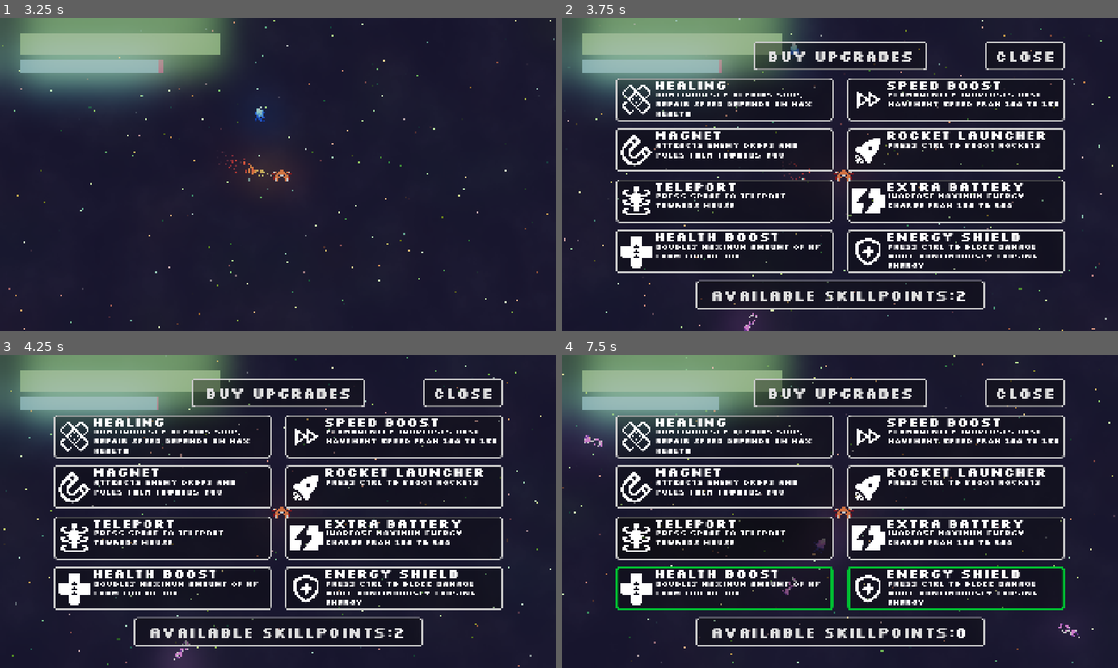
Above: before the commit, frames 1-4 (two rows, left to right).
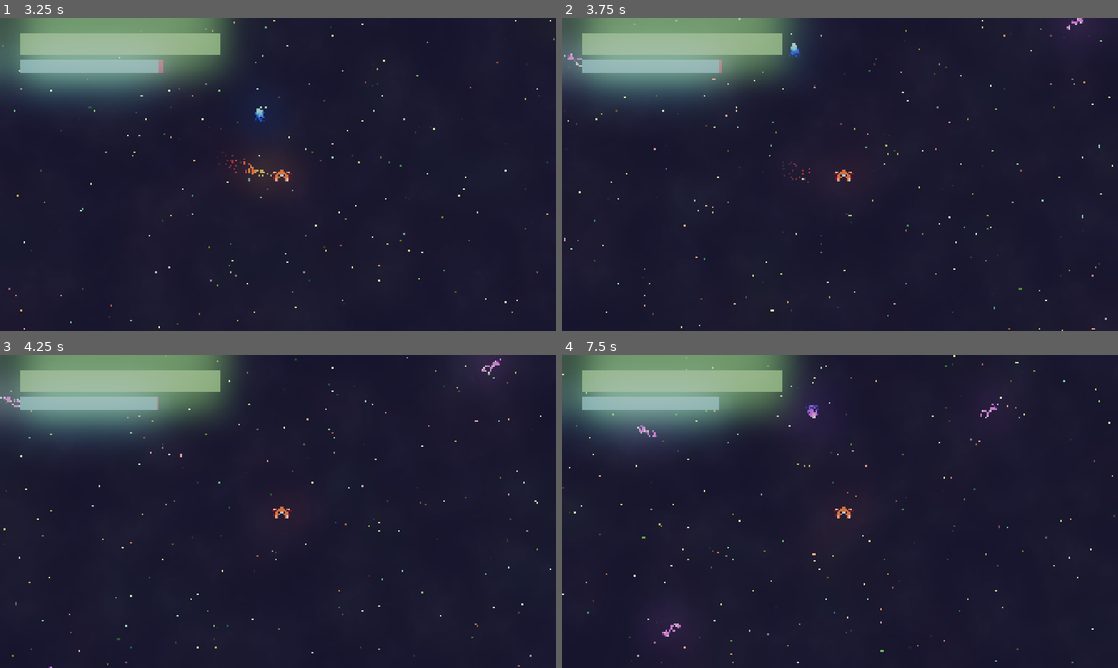
Above: after the commit, the same moments.

Repository: Lunix-420/OrbitOfPain
Game: Godot game, scene res://scenes/world/World.tscn
Two runs of this game, one before a commit and one after it. Both use one fixed random seed, a clock stepped at 60 frames per second and the inputs below. Sound files missing from this copy of the repository are replaced by a short silence.
Inputs (mouse positions are in pixels of both pictures, inside the frame that each line leads up to):
- Up to frame 1 (3.25 s): click "START" at 0.5 s; tap Enter (action_start_next_wave) at 1.25, 1.35, 2.3, 3.05 s; hold D (move_right) 1.28-2.03 s; hold S (move_backwards) 2.03-2.78 s; tap Ctrl (action_shield) at 2.1 s; hold D (move_right) from 2.78 s (still down); tap Space (action_shoot) at 2.85 s
- Up to frame 2 (3.75 s): release D (move_right) at 3.53 s; hold Escape (open_upgrade_menu) from 3.53 s (still down); tap Enter (action_start_next_wave) at 3.6 s
- Up to frame 3 (4.25 s): keep holding Escape (open_upgrade_menu)
- Up to frame 4 (7.5 s): release Escape (open_upgrade_menu) at 4.25 s; click (840, 630) at 4.25 s, where only the run before the commit has a clickable "Available Skillpoints:"; click (840, 392) at 5 s, where only the run before the commit has a clickable "Buy Upgrades"; click (723, 589) at 5.75 s, where only the run before the commit has a clickable "Health Boost"; click (956, 589) at 6.5 s, where only the run before the commit has a clickable "Energy Shield"; click (723, 536) at 7.25 s, where only the run before the commit has a clickable "Teleport"

Frame 1 is identical in both runs. In frame 2, 15% of the frame differs, in the area x 0-94%, y 0-100%; in frame 3, 16%; in frame 4, 18%, in the area x 4-94%, y 7-94%.
Error after the commit: Cannot call method 'get_node' on a null value. (res://scripts/menu.gd:13)

Commit message:
feat: Implement Break Menu

Diff:
--- a/scenes/gui/UpgradeMenu.tscn
+++ /dev/null
@@ -1,193 +0,0 @@
-[gd_scene load_steps=15 format=3 uid="uid://dmdbx07uhmqlv"]
-
-[ext_resource type="PackedScene" uid="uid://b7hv5cuvwf71g" path="res://scenes/gui/Skillpoints.tscn" id="1_r0n3q"]
-[ext_resource type="Script" uid="uid://cp36ldjbasu6k" path="res://scripts/upgrade_menu.gd" id="1_v0a7o"]
-[ext_resource type="FontFile" uid="uid://dyej5eb8ymwwc" path="res://fonts/Silkscreen.ttf" id="2_v0a7o"]
-[ext_resource type="StyleBox" uid="uid://dfbtt2bkedy5v" path="res://buttons/Default.tres" id="3_a6jaq"]
-[ext_resource type="PackedScene" uid="uid://dc3paffttkbn7" path="res://scenes/gui/Upgrade.tscn" id="4_h4fle"]
-[ext_resource type="Texture2D" uid="uid://c0bb3i1a2q3l3" path="res://icons/health-increase.svg" id="5_xh8p2"]
-[ext_resource type="Texture2D" uid="uid://cq0qlri0yw0y7" path="res://icons/shield-plus.svg" id="6_5rl1l"]
-[ext_resource type="Texture2D" uid="uid://b6t27stq7v6x8" path="res://icons/teleport.svg" id="7_daoa7"]
-[ext_resource type="Texture2D" uid="uid://bcq5pata7m8li" path="res://icons/battery-charge.svg" id="8_hkmwm"]
-[ext_resource type="Texture2D" uid="uid://c1qwmprpxu5l" path="res://icons/magnet.svg" id="9_70fby"]
-[ext_resource type="Texture2D" uid="uid://di5gf15k248xi" path="res://icons/rocket.svg" id="10_giano"]
-[ext_resource type="Texture2D" uid="uid://u0os0egfuw3f" path="res://icons/speed.svg" id="12_fe302"]
-[ext_resource type="Texture2D" uid="uid://b5app8jighrya" path="res://icons/healing.svg" id="12_v0a7o"]
-
-[sub_resource type="StyleBoxFlat" id="StyleBoxFlat_ymhph"]
-bg_color = Color(0.792317, 0.789104, 0.893934, 0.568627)
-border_width_left = 10
-border_width_top = 10
-border_width_right = 10
-border_width_bottom = 10
-corner_radius_top_left = 25
-corner_radius_top_right = 25
-corner_radius_bottom_right = 25
-corner_radius_bottom_left = 25
-corner_detail = 20
-shadow_color = Color(0, 0, 0, 0.392157)
-
-[node name="UpgradeMenu" type="CanvasLayer"]
-scale = Vector2(0.5, 0.5)
-transform = Transform2D(0.5, 0, 0, 0.5, 0, 0)
-script = ExtResource("1_v0a7o")
-
-[node name="Hud" type="Node2D" parent="."]
-visible = false
-position = Vector2(1920, 1460)
-
-[node name="Buy" type="Button" parent="Hud"]
-offset_left = -600.0
-offset_top = 354.0
-offset_right = 600.0
-offset_bottom = 554.0
-theme_override_fonts/font = ExtResource("2_v0a7o")
-theme_override_font_sizes/font_size = 100
-theme_override_styles/focus = ExtResource("3_a6jaq")
-theme_override_styles/disabled_mirrored = ExtResource("3_a6jaq")
-theme_override_styles/disabled = ExtResource("3_a6jaq")
-theme_override_styles/hover_pressed_mirrored = ExtResource("3_a6jaq")
-theme_override_styles/hover_pressed = ExtResource("3_a6jaq")
-theme_override_styles/hover_mirrored = ExtResource("3_a6jaq")
-theme_override_styles/hover = SubResource("StyleBoxFlat_ymhph")
-theme_override_styles/pressed_mirrored = ExtResource("3_a6jaq")
-theme_override_styles/pressed = ExtResource("3_a6jaq")
-theme_override_styles/normal_mirrored = ExtResource("3_a6jaq")
-theme_override_styles/normal = ExtResource("3_a6jaq")
-text = "Buy Upgrades"
-
-[node name="Menu" type="Node2D" parent="."]
-visible = false
-position = Vector2(1920, 1460)
-
-[node name="Skillpoints" parent="Menu" instance=ExtResource("1_r0n3q")]
-position = Vector2(-1000, 350)
-
-[node name="TitleButton" type="Button" parent="Menu"]
-offset_left = -600.0
-offset_top = -1300.0
-offset_right = 600.0
-offset_bottom = -1100.0
-theme_override_fonts/font = ExtResource("2_v0a7o")
-theme_override_font_sizes/font_size = 100
-theme_override_styles/focus = ExtResource("3_a6jaq")
-theme_override_styles/disabled_mirrored = ExtResource("3_a6jaq")
-theme_override_styles/disabled = ExtResource("3_a6jaq")
-theme_override_styles/hover_pressed_mirrored = ExtResource("3_a6jaq")
-theme_override_styles/hover_pressed = ExtResource("3_a6jaq")
-theme_override_styles/hover_mirrored = ExtResource("3_a6jaq")
-theme_override_styles/hover = ExtResource("3_a6jaq")
-theme_override_styles/pressed_mirrored = ExtResource("3_a6jaq")
-theme_override_styles/pressed = ExtResource("3_a6jaq")
-theme_override_styles/normal_mirrored = ExtResource("3_a6jaq")
-theme_override_styles/normal = ExtResource("3_a6jaq")
-text = "Buy Upgrades"
-
-[node name="CloseButton" type="Button" parent="Menu"]
-offset_left = 1000.0
-offset_top = -1300.0
-offset_right = 1550.0
-offset_bottom = -1100.0
-theme_override_fonts/font = ExtResource("2_v0a7o")
-theme_override_font_sizes/font_size = 100
-theme_override_styles/focus = ExtResource("3_a6jaq")
-theme_override_styles/disabled_mirrored = ExtResource("3_a6jaq")
-theme_override_styles/disabled = ExtResource("3_a6jaq")
-theme_override_styles/hover_pressed_mirrored = ExtResource("3_a6jaq")
-theme_override_styles/hover_pressed = ExtResource("3_a6jaq")
-theme_override_styles/hover_mirrored = ExtResource("3_a6jaq")
-theme_override_styles/hover = SubResource("StyleBoxFlat_ymhph")
-theme_override_styles/pressed_mirrored = ExtResource("3_a6jaq")
-theme_override_styles/pressed = ExtResource("3_a6jaq")
-theme_override_styles/normal_mirrored = ExtResource("3_a6jaq")
-theme_override_styles/normal = ExtResource("3_a6jaq")
-text = "Close"
-
-[node name="Health" parent="Menu" instance=ExtResource("4_h4fle")]
-offset_left = -1550.0
-offset_right = -1550.0
-offset_bottom = 0.0
-title_string = "Health Boost"
-text_string = "Doubles maximum amount of HP from 100 to 300"
-icon_texture = ExtResource("5_xh8p2")
-perk = "health"
-metadata/_edit_use_anchors_ = true
-
-[node name="Shield" parent="Menu" instance=ExtResource("4_h4fle")]
-offset_left = 50.0
-offset_right = 50.0
-offset_bottom = 0.0
-title_string = "Energy Shield"
-text_string = "Press CTRL to block damage while continuously loosing energy"
-icon_texture = ExtResource("6_5rl1l")
-perk = "shield"
-metadata/_edit_use_anchors_ = true
-
-[node name="Teleport" parent="Menu" instance=ExtResource("4_h4fle")]
-offset_left = -1550.0
-offset_top = -350.0
-offset_right = -1550.0
-offset_bottom = -350.0
-title_string = "Teleport"
-text_string = "Press space to teleport towards mouse"
-icon_texture = ExtResource("7_daoa7")
-perk = "teleport"
-metadata/_edit_use_anchors_ = true
-
-[node name="Battery" parent="Menu" instance=ExtResource("4_h4fle")]
-offset_left = 50.0
-offset_top = -350.0
-offset_right = 50.0
-offset_bottom = -350.0
-title_string = "Extra Battery"
-text_string = "Increase maximum energy charge from 100 to 300"
-icon_texture = ExtResource("8_hkmwm")
-perk = "battery"
-metadata/_edit_use_anchors_ = true
-
-[node name="Magnet" parent="Menu" instance=ExtResource("4_h4fle")]
-offset_left = -1550.0
-offset_top = -700.0
-offset_right = -1550.0
-offset_bottom = -700.0
-title_string = "Magnet"
-text_string = "Attracts enemy drops and pulls them towards you"
-icon_texture = ExtResource("9_70fby")
-perk = "magnet"
-metadata/_edit_use_anchors_ = true
-
-[node name="Rocket" parent="Menu" instance=ExtResource("4_h4fle")]
-offset_left = 50.0
-offset_top = -700.0
-offset_right = 50.0
-offset_bottom = -700.0
-title_string = "Rocket Launcher"
-text_string = "Press CTRL to shoot rockets"
-icon_texture = ExtResource("10_giano")
-perk = "rocket"
-metadata/_edit_use_anchors_ = true
-
-[node name="Dash" parent="Menu" instance=ExtResource("4_h4fle")]
-offset_left = -1550.0
-offset_top = -1050.0
-offset_right = -1550.0
-offset_bottom = -1050.0
-title_string = "Healing"
-text_string = "Continouesly repairs ship, repair speed depends on max health"
-icon_texture = ExtResource("12_v0a7o")
-perk = "healing"
-metadata/_edit_use_anchors_ = true
-
-[node name="Speed" parent="Menu" instance=ExtResource("4_h4fle")]
-offset_left = 50.0
-offset_top = -1050.0
-offset_right = 50.0
-offset_bottom = -1050.0
-title_string = "Speed Boost"
-text_string = "Permanently increases base movement speed from 100 to 150"
-icon_texture = ExtResource("12_fe302")
-perk = "speed"
-metadata/_edit_use_anchors_ = true
-
-[connection signal="button_down" from="Hud/Buy" to="." method="_on_closes_button_down"]
-[connection signal="button_down" from="Menu/CloseButton" to="." method="_on_closes_button_down"]
--- a/scenes/ships/Player.tscn
+++ b/scenes/ships/Player.tscn
@@ -8,7 +8,7 @@
 [ext_resource type="PackedScene" uid="uid://m1cjpvkoeugn" path="res://scenes/gui/Gui.tscn" id="4_mdl7e"]
 [ext_resource type="PackedScene" uid="uid://dq44tpy22jtkp" path="res://scenes/ships/Enemy.tscn" id="5_w73tk"]
 [ext_resource type="AudioStream" uid="uid://cwrti7833ut7u" path="res://sounds/energy.mp3" id="6_70d11"]
-[ext_resource type="PackedScene" uid="uid://dmdbx07uhmqlv" path="res://scenes/gui/UpgradeMenu.tscn" id="7_ci04x"]
+[ext_resource type="PackedScene" uid="uid://dmdbx07uhmqlv" path="res://scenes/gui/CanvasLayer.tscn" id="7_ci04x"]
 [ext_resource type="AudioStream" uid="uid://c2xspvdxljwqv" path="res://sounds/exhaust.ogg" id="7_cw2d6"]
 [ext_resource type="AudioStream" uid="uid://l1uirt0tkejx" path="res://sounds/damage.mp3" id="8_bruh7"]
 [ext_resource type="PackedScene" uid="uid://ui0uuof2k546" path="res://scenes/remnants/Explosion.tscn" id="8_khinc"]
@@ -158,7 +158,7 @@
 offset_right = -1768.0
 offset_bottom = -1057.0
 
-[node name="UpgradeMenu" parent="Camera" instance=ExtResource("7_ci04x")]
+[node name="CanvasLayer" parent="Camera" instance=ExtResource("7_ci04x")]
 
 [node name="EnergyAudioPlayer" type="AudioStreamPlayer2D" parent="."]
 stream = ExtResource("6_70d11")
--- a/scripts/menu.gd
+++ b/scripts/menu.gd
@@ -8,8 +8,9 @@
 @onready var credits_menu: Node2D = get_node("CreditsMenu")
 
 @onready var player: CharacterBody2D = get_parent().get_node("Player")
+@onready var spawner: Node2D = player.get_node("Spawner")
 @onready var camera: Camera2D = player.get_node("Camera")
-@onready var upgrade_menu: Node2D = camera.get_node("UpgradeMenu").get_node("Menu")
+@onready var upgrade_menu: Node2D = camera.get_node("CanvasLayer").get_node("UpgradeMenu")
 
 #==================================================================================================#
 # Main Behaviors
@@ -26,6 +27,7 @@
 	main_menu.visible = false
 	GlobalState.game_started = true
 	player.visible = true
+	spawner.start_next_wave()
 
 # Close the game
 func _on_exit_button_pressed() -> void:
--- a/scripts/spawner.gd
+++ b/scripts/spawner.gd
@@ -1,6 +1,12 @@
 extends Node2D
 
 #==================================================================================================#
+
+#Nodes
+@onready var player: Node2D = get_parent()
+@onready var camera: Camera2D = player.get_node("Camera")
+@onready var canvas: CanvasLayer = camera.get_node("CanvasLayer")
+
 #Scenes
 @export var enemy_scene: PackedScene
 @export var fast_enemy_scene: PackedScene
@@ -10,7 +16,7 @@
 
 const SPAWN_DISTANCE := 2000.0
 
-# Waves are hardcoded for now
+# Hardcoded Waves
 @onready var waves := [
 	{
 		"subwaves": [
@@ -20,24 +26,24 @@
 					{ "scene": enemy_scene, "count": 1 }
 				]
 			},
-			{
-				"spawn_delay": 5.0,
-				"enemies": [
-					{ "scene": enemy_scene, "count": 2 }
-				]
-			},
-			{
-				"spawn_delay": 15.0,
-				"enemies": [
-					{ "scene": enemy_scene, "count": 3 }
-				]
-			},
-			{
-				"spawn_delay": 15.0,
-				"enemies": [
-					{ "scene": enemy_scene, "count": 3 }
-				]
-			}
+			#{
+				#"spawn_delay": 5.0,
+				#"enemies": [
+					#{ "scene": enemy_scene, "count": 2 }
+				#]
+			#},
+			#{
+				#"spawn_delay": 15.0,
+				#"enemies": [
+					#{ "scene": enemy_scene, "count": 3 }
+				#]
+			#},
+			#{
+				#"spawn_delay": 15.0,
+				#"enemies": [
+					#{ "scene": enemy_scene, "count": 3 }
+				#]
+			#}
 		]
 	},
 	{
@@ -45,17 +51,17 @@
 			{
 				"spawn_delay": 0.0,
 				"enemies": [
-					{ "scene": enemy_scene, "count": 3 }
+					{ "scene": enemy_scene, "count": 5 }
 				]
 			},
 			{
 				"spawn_delay": 10.0,
 				"enemies": [
-					{ "scene": enemy_scene, "count": 5 }
+					{ "scene": enemy_scene, "count": 7 }
 				]
 			},
 			{
-				"spawn_delay": 10.0,
+				"spawn_delay": 20.0,
 				"enemies": [
 					{ "scene": enemy_scene, "count": 10 }
 				]
@@ -100,24 +106,37 @@
 			if Input.is_action_just_pressed("action_start_next_wave"):
 				start_next_wave()
 		GameState.WAVE:
-			update_wave(delta)
+			_update_wave(delta)
 		GameState.ENDLESS:
-			update_endless(delta)
+			_update_endless(delta)
+
+func _on_enter_break() -> void:
+	print("Entered Break State")
+	canvas.on_enter_break()
+
+func _on_enter_wave() -> void:
+	print("Entered Wave State")
+	canvas.on_enter_wave()
+
+func _on_enter_endless() -> void:
+	print("Entered Endless Mode")
+	canvas.on_enter_endless()
 
 #==================================================================================================#
 # Wave System
 
 func start_next_wave() -> void:
 	if current_wave >= waves.size():
-		enter_endless()
+		_enter_endless()
 		return
 
 	print("Wave", current_wave + 1, "starting!")
 	state = GameState.WAVE
 	subwave_index = 0
 	subwave_timer = 0.0
+	_on_enter_wave()
 
-func update_wave(delta: float) -> void:
+func _update_wave(delta: float) -> void:
 	var wave = waves[current_wave]
 	var subwaves = wave["subwaves"]
 
@@ -126,7 +145,7 @@
 		subwave_timer += delta
 
 		if subwave_timer >= current_subwave["spawn_delay"]:
-			spawn_subwave(current_subwave)
+			_spawn_subwave(current_subwave)
 			subwave_index += 1
 			subwave_timer = 0.0
 	else:
@@ -136,33 +155,35 @@
 			current_wave += 1
 			state = GameState.BREAK
 			print("Wave complete! Entering break.")
+			_on_enter_break()
 
-func spawn_subwave(subwave: Dictionary) -> void:
+func _spawn_subwave(subwave: Dictionary) -> void:
 	for enemy_data in subwave["enemies"]:
 		for i in enemy_data["count"]:
-			spawn_enemy(enemy_data["scene"])
+			_spawn_enemy(enemy_data["scene"])
 
-func spawn_enemy(scene: PackedScene) -> void:
-	var spawn_point = get_spawn_point()
+func _spawn_enemy(scene: PackedScene) -> void:
+	var spawn_point = _get_spawn_point()
 	var enemy = scene.instantiate()
 	enemy.position = spawn_point
 	get_tree().current_scene.add_child(enemy)
 
-func get_spawn_point() -> Vector2:
+func _get_spawn_point() -> Vector2:
 	var angle = randf_range(0, TAU)
 	return global_position + Vector2(cos(angle), sin(angle)) * SPAWN_DISTANCE
 
 #==================================================================================================#
 # Endless Mode
 
-func enter_endless() -> void:
+func _enter_endless() -> void:
 	state = GameState.ENDLESS
 	print("Entering Endless Mode!")
+	_on_enter_endless()
 
-func update_endless(delta: float) -> void:
+func _update_endless(delta: float) -> void:
 	for key in endless_enemy_scenes.keys():
 		var entry = endless_enemy_scenes[key]
 		entry["timer"] += delta
 		if entry["timer"] >= entry["interval"]:
-			spawn_enemy(entry["scene"])
+			_spawn_enemy(entry["scene"])
 			entry["timer"] = 0.0
--- a/scripts/upgrade_menu.gd
+++ /dev/null
@@ -1,17 +0,0 @@
-extends CanvasLayer
-
-@onready var upgrade_menu:Node2D = get_node("Menu")
-
-func _ready() -> void:
-	pass
-
-func _process(_delta: float) -> void:
-	pass
-
-func _input(event):
-	if event.is_action_pressed("open_upgrade_menu") and GlobalState.game_started:
-		print("Hide")
-		upgrade_menu.visible = true
-
-func _on_closes_button_down() -> void:
-	upgrade_menu.visible = false
Not shown, removed: scripts/upgrade_menu.gd.uid
